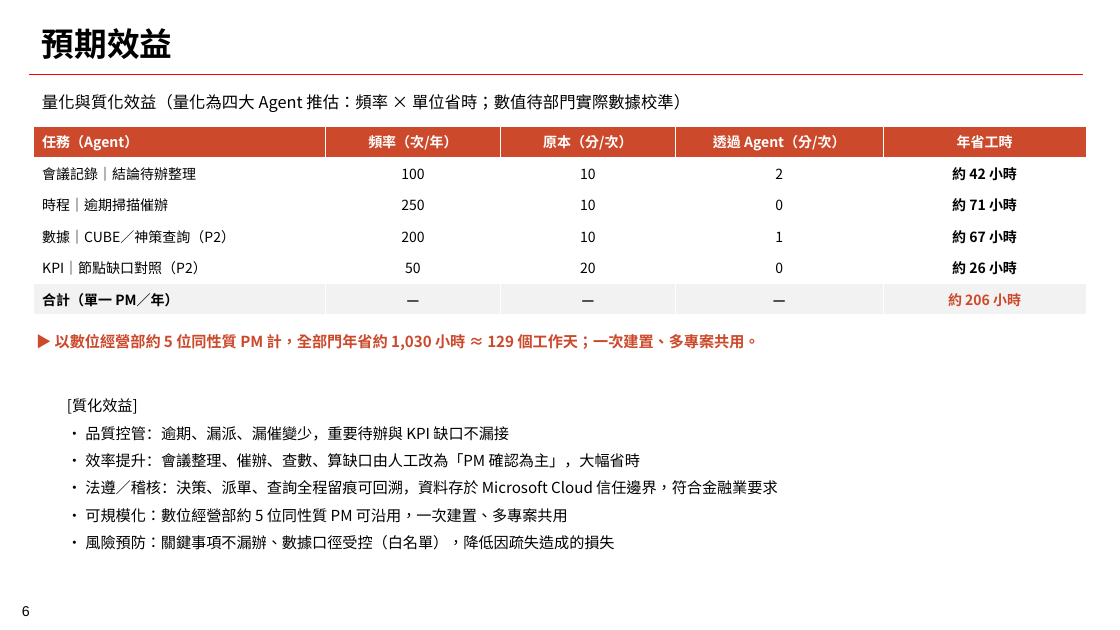
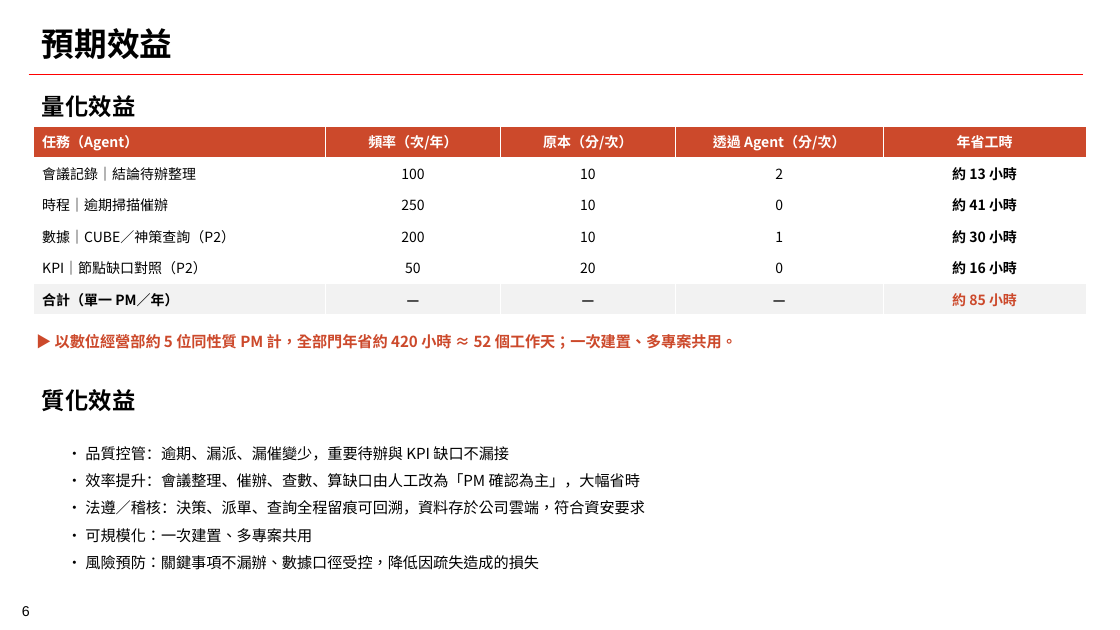
Before and after one commit to how0531/sino_AI-PM, a slide deck: slide 6 of outputs/智能專案經理AIPM_競賽提案.pptx. Drawn at 1120x630 pixels with LibreOffice and Linux fonts; fonts in the diff are those of the drawing; background and template pictures are left out. Boxes give left, top, right and bottom in pixels: in the first picture for what was removed or moved away, otherwise in the second. Text is boxed around its words. In the diff, an @@ line names an element or a change of style, - is before the commit and + after.

```diff
--- a/outputs/智能專案經理AIPM_競賽提案.pptx
+++ b/outputs/智能專案經理AIPM_競賽提案.pptx
@@ text at bbox=[42, 95, 135, 117]: text changed; size 14 to 20 pt; font Noto Sans CJK TC to Noto Sans CJK SC; bold on @@
-量化與質化效益（量化為四大 Agent 推估：頻率 × 單位省時；數值待部門實際數據校準）
+量化效益
@@ table at bbox=[34, 126, 1086, 315] @@
-row 2, column 5: 約 42 小時
+row 2, column 5: 約 13 小時
-row 3, column 5: 約 71 小時
+row 3, column 5: 約 41 小時
-row 4, column 5: 約 67 小時
+row 4, column 5: 約 30 小時
-row 5, column 5: 約 26 小時
+row 5, column 5: 約 16 小時
-row 6, column 5: 約 206 小時
+row 6, column 5: 約 85 小時
@@ text at bbox=[55, 334, 737, 349]: text changed @@
-▶ 以數位經營部約 5 位同性質 PM 計，全部門年省約 1,030 小時 ≈ 129 個工作天；一次建置、多專案共用。
+▶ 以數位經營部約 5 位同性質 PM 計，全部門年省約 420 小時 ≈ 52 個工作天；一次建置、多專案共用。
@@ text added at bbox=[42, 389, 135, 411], 20 pt, text #000000, bold @@
+質化效益
@@ text "• 品質控管：逾期、漏派、漏催變少，重要待辦與 KPI 缺口不漏接": place and size @@
-text "• 品質控管：逾期、漏派、漏催變少，重要待辦與 KPI 缺口不漏接" at bbox=[67, 398, 778, 550]
+text "• 品質控管：逾期、漏派、漏催變少，重要待辦與 KPI 缺口不漏接" at bbox=[85, 446, 645, 570]
@@ text at bbox=[67, 398, 138, 414]: paragraph removed @@
-[質化效益]
@@ text at bbox=[85, 500, 645, 570]: text changed @@
-• 法遵／稽核：決策、派單、查詢全程留痕可回溯，資料存於 Microsoft Cloud 信任邊界，符合金融業要求
-• 可規模化：數位經營部約 5 位同性質 PM 可沿用，一次建置、多專案共用
-• 風險預防：關鍵事項不漏辦、數據口徑受控（白名單），降低因疏失造成的損失
+• 法遵／稽核：決策、派單、查詢全程留痕可回溯，資料存於公司雲端，符合資安要求
+• 可規模化：一次建置、多專案共用
+• 風險預防：關鍵事項不漏辦、數據口徑受控，降低因疏失造成的損失
```
Also in this commit, not shown: 3 other slides changed, 2 slides added, 8 other files.
